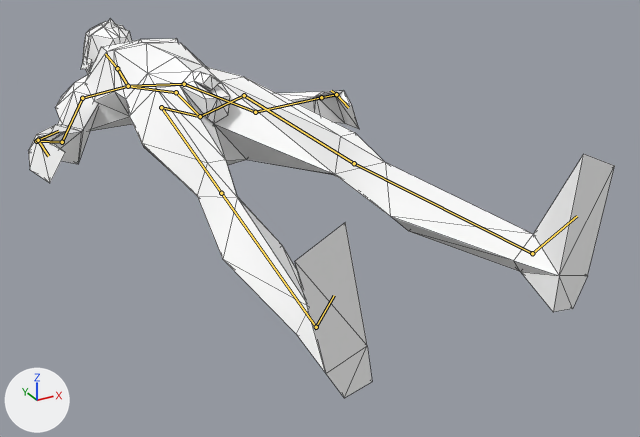
The Blender file Art/newCharacters/maleAdjusted.blend: old version first, new version second.
Rendered twice from a 50 mm lens placed at (-2.8, -3.75, 2.41), pointed at (0.72, 2.65, -0.8). Every picture has the same lights, and +X, +Y and +Z are marked at lower left. Both versions are drawn at the pose saved in each file; the numbers are the values there. The bones that bend it are drawn over the model as lines. Mesh edges are drawn as thin lines.

The first picture shows 'Man'.
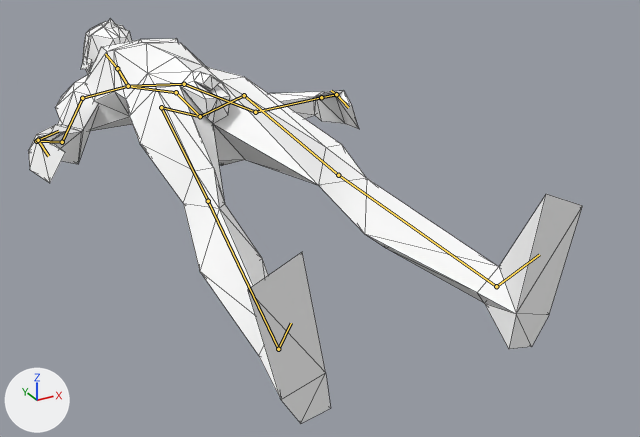
The edits, one by one:
Bone 'UpperLeg_L' (bone_upperleg_l) turns from (3, -1, -6) to (0, 0, 0) degrees about its own x, y and z.
Bone 'UpperLeg_R' (bone_upperleg_r) turns from (-5, -1, -1) to (0, 0, 0) degrees about its own x, y and z.

Boxes (x1, y1, x2, y2) around the edits, measured in the pictures (640 x 437 px):
'Man', posed (7% taller): before (28, 19, 615, 398); after (28, 19, 583, 424)
bone 'UpperLeg_L', root to tip: before (244, 95) to (354, 163); after (244, 95) to (338, 175)
bone 'UpperLeg_R', root to tip: before (161, 107) to (221, 193); after (161, 107) to (208, 201)
